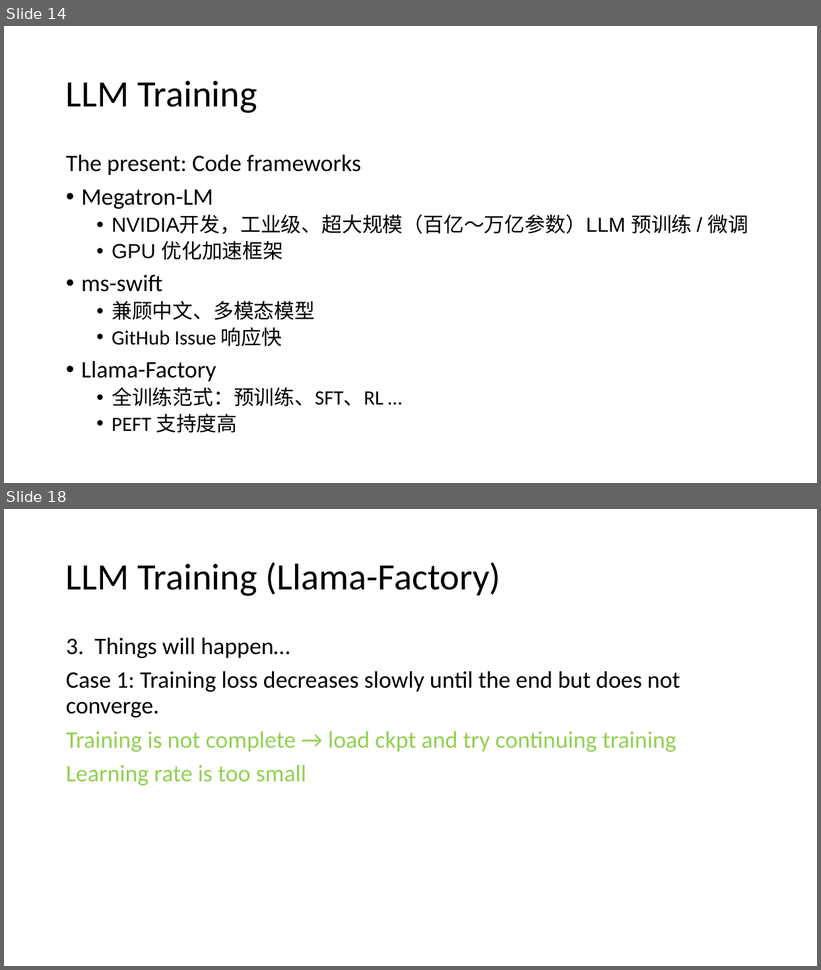
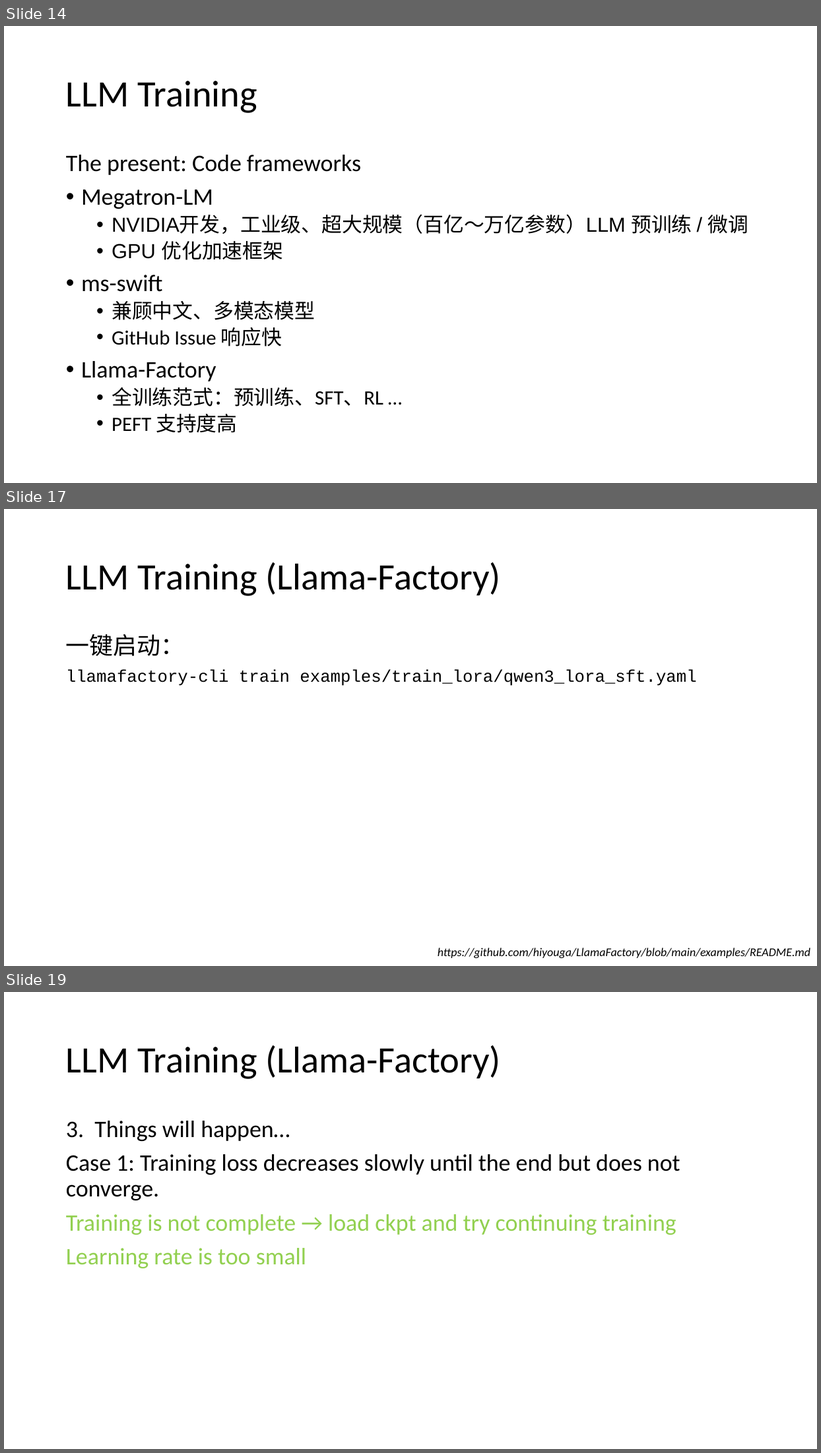
Before and after one commit to Chord-Chen-30/ShanghaiTech-NLP-Lecture-S26, a slide deck: llm_engineering.pptx. Shown one above the other, each under a label of ours: slides 14 and 18 before the commit, slides 14, 17 and 19 after it; the slides between them are not shown. The pictures are 821x970 and 821x1453 pixels, drawn with LibreOffice and Linux fonts; fonts in the diff are those of the drawing. Boxes give left, top, right and bottom in pixels: in the first picture for what was removed or moved away, otherwise in the second. Text is boxed around its words. In the diff, an @@ line names an element or a change of style, - is before the commit and + after.

```diff
--- a/llm_engineering.pptx
+++ b/llm_engineering.pptx
@@ slide 17 added at <box>4,509,817,966</box>, background #FFFFFF @@
@@ title added at <box>66,562,501,596</box>, 44 pt, text #000000 @@
+LLM Training (Llama-Factory)
@@ text added at <box>66,634,696,686</box>, 20 pt, text #000000 @@
+一键启动：
+llamafactory-cli train examples/train_lora/qwen3_lora_sft.yaml
@@ text added at <box>438,948,811,958</box>, 14 pt, text #000000, italic @@
+https://github.com/hiyouga/LlamaFactory/blob/main/examples/README.md
@@ what was slide 18 is now slide 19 @@
```
Also in this commit, not shown: 18 slides changed.
